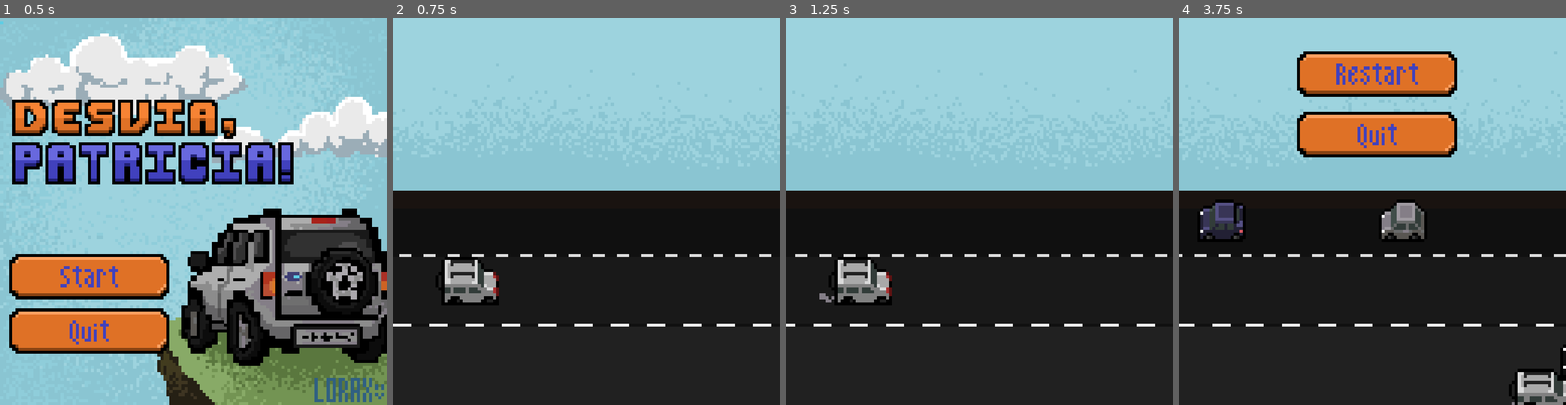
Above: before the commit, frames 1-4 (left to right).
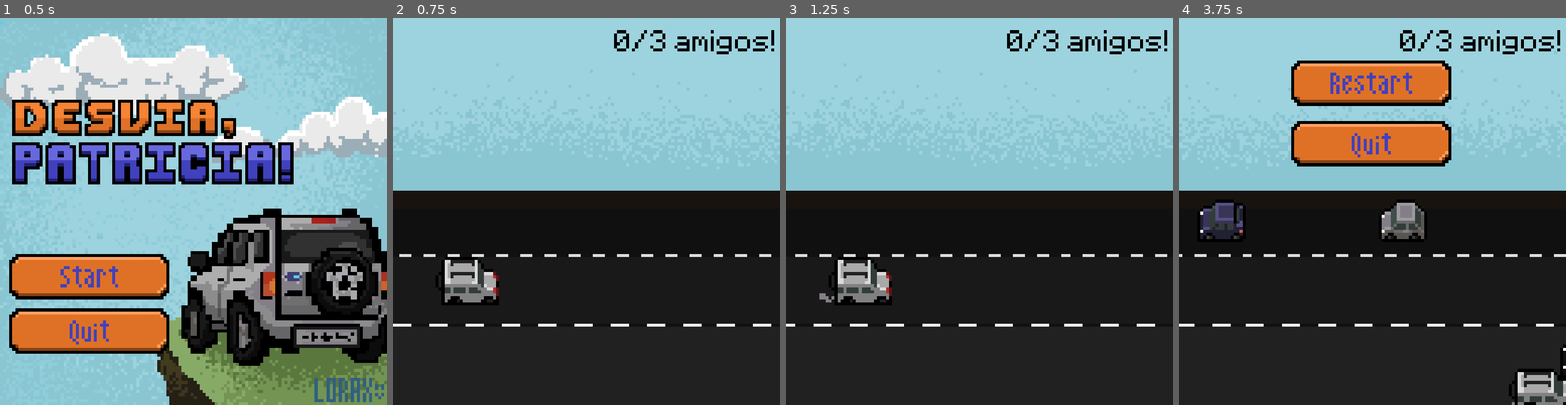
Above: after the commit, the same moments.

Repository: llaurea/desvia-patricia
Game: Godot game, scene res://menu.tscn
Two runs of this game, one before a commit and one after it. Both use one fixed random seed, a clock stepped at 60 frames per second and the inputs below.
Inputs (mouse positions are in pixels of both pictures, inside the frame that each line leads up to):
- Up to frame 1 (0.5 s): no input
- Up to frame 2 (0.75 s): click (482, 277) at 0.5 s
- Up to frame 3 (1.25 s): no input
- Up to frame 4 (3.75 s): hold Right (ui_right) 1.28-2.03 s; hold Down (ui_down) 2.03-2.78 s; hold Right (ui_right) 2.78-3.53 s; hold Up (ui_up) from 3.53 s (still down)

Frame 1 is identical in both runs. In frame 2, 0.7% of the frame differs, in the area x 57-99%, y 3-10%; in frame 3, 0.7%; in frame 4, 8.6%, in the area x 29-99%, y 3-39%.

Commit message:
APARENTEMENTE DEU CERTO

Diff:
--- a/loss.tscn
+++ b/loss.tscn
@@ -1,9 +1,10 @@
-[gd_scene load_steps=7 format=3 uid="uid://81q5qr6ytf35"]
+[gd_scene load_steps=8 format=3 uid="uid://81q5qr6ytf35"]
 
 [ext_resource type="Script" uid="uid://cmcfh4g6xgnrq" path="res://loss.gd" id="1_jnws2"]
 [ext_resource type="Texture2D" uid="uid://edsq0cn11nh5" path="res://arte/tela perdeu.png" id="2_trm4n"]
 [ext_resource type="Texture2D" uid="uid://be65bsqwk8nl4" path="res://arte/botao menu.png" id="3_4j3gv"]
 [ext_resource type="Texture2D" uid="uid://cekf3kfslcdpx" path="res://arte/perdeu.png" id="3_trm4n"]
+[ext_resource type="Texture2D" uid="uid://d2f1m162sfmwt" path="res://arte/texto 2.png" id="4_4j3gv"]
 [ext_resource type="Texture2D" uid="uid://ddkll7pgsm50d" path="res://arte/botao2.png" id="4_f3ipb"]
 [ext_resource type="Texture2D" uid="uid://dpqcgemlqimly" path="res://arte/botao1.png" id="5_hy7yk"]
 
@@ -21,32 +22,36 @@
 texture = ExtResource("2_trm4n")
 
 [node name="Sprite2D2" type="Sprite2D" parent="."]
-position = Vector2(70, 62)
+position = Vector2(67, 62)
 texture = ExtResource("3_trm4n")
+
+[node name="Sprite2D3" type="Sprite2D" parent="."]
+position = Vector2(64, 111)
+texture = ExtResource("4_4j3gv")
 
 [node name="menu" type="Button" parent="."]
 layout_mode = 0
-offset_left = 35.0
+offset_left = 33.0
 offset_top = 36.0
-offset_right = 96.0
+offset_right = 94.0
 offset_bottom = 59.0
 icon = ExtResource("3_4j3gv")
 flat = true
 
 [node name="quit" type="Button" parent="."]
 layout_mode = 0
-offset_left = 36.0
+offset_left = 34.0
 offset_top = 74.0
-offset_right = 97.0
+offset_right = 95.0
 offset_bottom = 97.0
 icon = ExtResource("4_f3ipb")
 flat = true
 
 [node name="restart" type="Button" parent="."]
 layout_mode = 0
-offset_left = 35.0
+offset_left = 33.0
 offset_top = 55.0
-offset_right = 96.0
+offset_right = 94.0
 offset_bottom = 78.0
 icon = ExtResource("5_hy7yk")
 flat = true
--- a/main.tscn
+++ b/main.tscn
@@ -15,6 +15,7 @@
 [ext_resource type="Texture2D" uid="uid://dpqcgemlqimly" path="res://arte/botao1.png" id="10_orrvd"]
 [ext_resource type="Texture2D" uid="uid://ddkll7pgsm50d" path="res://arte/botao2.png" id="11_dkvo3"]
 [ext_resource type="Texture2D" uid="uid://cpdcdu7lm5nea" path="res://arte/2.png" id="11_s1kou"]
+[ext_resource type="FontFile" uid="uid://1wgpwjl6ncqd" path="res://arte/Minecraftia-Regular.ttf" id="12_2cqfq"]
 
 [sub_resource type="RectangleShape2D" id="RectangleShape2D_eg4y3"]
 size = Vector2(145, 1)
@@ -115,6 +116,19 @@
 position = Vector2(715, -24)
 texture = ExtResource("11_s1kou")
 
+[node name="friendscounterlabe" type="Label" parent="background"]
+modulate = Color(0, 0, 0, 1)
+texture_filter = 3
+texture_repeat = 2
+offset_left = -29.0
+offset_top = -53.0
+offset_right = 74.0
+offset_bottom = -39.0
+theme_override_fonts/font = ExtResource("12_2cqfq")
+theme_override_font_sizes/font_size = 8
+text = "0/3 amigos!"
+horizontal_alignment = 2
+
 [node name="StaticBody2D4" type="StaticBody2D" parent="background"]
 
 [node name="CollisionShape2D" type="CollisionShape2D" parent="background/StaticBody2D4"]
@@ -168,6 +182,8 @@
 
 [node name="spawn amigos" type="Node2D" parent="."]
 position = Vector2(107, 2)
+
+[node name="NodeEnemies" type="Node2D" parent="."]
 
 [node name="Control" type="Control" parent="."]
 process_mode = 3
@@ -181,10 +197,10 @@
 [node name="restart" type="Button" parent="Control"]
 process_mode = 3
 layout_mode = 0
-offset_left = 27.0
-offset_top = 9.0
-offset_right = 88.0
-offset_bottom = 32.0
+offset_left = 25.0
+offset_top = 12.0
+offset_right = 86.0
+offset_bottom = 35.0
 icon = ExtResource("10_orrvd")
 flat = true
 icon_alignment = 1
@@ -192,15 +208,13 @@
 [node name="quit" type="Button" parent="Control"]
 process_mode = 3
 layout_mode = 0
-offset_left = 27.0
-offset_top = 29.0
-offset_right = 88.0
-offset_bottom = 52.0
+offset_left = 25.0
+offset_top = 32.0
+offset_right = 86.0
+offset_bottom = 55.0
 icon = ExtResource("11_dkvo3")
 flat = true
 icon_alignment = 1
-
-[node name="NodeEnemies" type="Node2D" parent="."]
 
 [connection signal="area_shape_entered" from="player/Area2D" to="." method="_on_area_2d_area_shape_entered"]
 [connection signal="area_shape_entered" from="player/Area2D" to="player" method="_on_area_2d_area_shape_entered"]
--- a/script/character_body_2d.gd
+++ b/script/character_body_2d.gd
@@ -34,3 +34,5 @@
 		vivo = false
 	if area.is_in_group("amigo"):
 		friends_collected += 1
+		var main = get_tree().get_current_scene()
+		main.friend_counter_label.text = str(friends_collected) + "/3 amigos!"
--- a/script/main.gd
+++ b/script/main.gd
@@ -6,6 +6,7 @@
 @export var enemy4: PackedScene
 var spawn_interval : float = 1.0
 var spawn_interval_amigos : float = 5.0
+var player_dead = false
 @onready var spawn1 = $spawn1
 @onready var spawn2 = $spawn2
 @onready var spawn3 = $spawn3
@@ -13,6 +14,8 @@
 @onready var enemy_scenes : Array = [enemy1, enemy2, enemy3, enemy4]
 @onready var spawns : Array = [spawn1, spawn2, spawn3]
 @onready var nodeenemies = $NodeEnemies
+
+@onready var friend_counter_label = $background/friendscounterlabe
 
 @export var ana: PackedScene
 @export var laura: PackedScene
@@ -25,8 +28,9 @@
 	spawn_enemy()
 	spawn_amigos_loop()
 	tela_morte.visible = false
-	await get_tree().create_timer(19.0).timeout
-	check_victory_or_loss()
+	await get_tree().create_timer(18.0).timeout
+	if not player_dead:
+		check_victory_or_loss()
 
 func check_victory_or_loss():
 	var player = get_node("player")
@@ -64,6 +68,7 @@
 	get_tree().quit()
 
 func _on_area_2d_area_shape_entered(area_rid: RID, area: Area2D, area_shape_index: int, local_shape_index: int) -> void:
-	if area.is_in_group("enemies"):
+	if area.is_in_group("enemies") and not player_dead:
+		player_dead = true
 		get_tree().paused = true
 		tela_morte.visible = true
--- a/victory.tscn
+++ b/victory.tscn
@@ -1,10 +1,11 @@
-[gd_scene load_steps=7 format=3 uid="uid://sj71uwsabxeu"]
+[gd_scene load_steps=8 format=3 uid="uid://sj71uwsabxeu"]
 
 [ext_resource type="Script" uid="uid://cu5euhr10sqhh" path="res://victory.gd" id="1_v3ap6"]
-[ext_resource type="Texture2D" uid="uid://f2joltwi0hfn" path="res://arte/tela vitoria.png" id="2_15ee3"]
+[ext_resource type="Texture2D" uid="uid://wvjphs8e176v" path="res://arte/tela ganhou ofc.png" id="2_15ee3"]
 [ext_resource type="Texture2D" uid="uid://be65bsqwk8nl4" path="res://arte/botao menu.png" id="2_e8xaq"]
 [ext_resource type="Texture2D" uid="uid://ddkll7pgsm50d" path="res://arte/botao2.png" id="3_15ee3"]
 [ext_resource type="Texture2D" uid="uid://bubrn4vetdqd5" path="res://arte/ganhou.png" id="3_u1yty"]
+[ext_resource type="Texture2D" uid="uid://dj7x1ess1jcja" path="res://arte/texto 1.png" id="4_msd2c"]
 [ext_resource type="Texture2D" uid="uid://dpqcgemlqimly" path="res://arte/botao1.png" id="4_u1yty"]
 
 [node name="Control" type="Control"]
@@ -12,44 +13,50 @@
 anchors_preset = 15
 anchor_right = 1.0
 anchor_bottom = 1.0
-offset_top = -7.0
-offset_bottom = -7.0
+offset_left = -9.0
+offset_top = -5.0
+offset_right = -9.0
+offset_bottom = -5.0
 grow_horizontal = 2
 grow_vertical = 2
 script = ExtResource("1_v3ap6")
 
 [node name="Sprite2D" type="Sprite2D" parent="."]
-position = Vector2(64, 71)
+position = Vector2(73, 69)
 texture = ExtResource("2_15ee3")
 
 [node name="Sprite2D2" type="Sprite2D" parent="."]
-position = Vector2(59, 64)
+position = Vector2(69, 52)
 texture = ExtResource("3_u1yty")
+
+[node name="Sprite2D3" type="Sprite2D" parent="."]
+position = Vector2(74, 119)
+texture = ExtResource("4_msd2c")
 
 [node name="menu" type="Button" parent="."]
 layout_mode = 0
-offset_left = 32.0
-offset_top = 53.0
-offset_right = 93.0
-offset_bottom = 76.0
+offset_left = 44.0
+offset_top = 46.0
+offset_right = 105.0
+offset_bottom = 69.0
 icon = ExtResource("2_e8xaq")
 flat = true
 
 [node name="quit" type="Button" parent="."]
 layout_mode = 0
-offset_left = 32.0
-offset_top = 91.0
-offset_right = 93.0
-offset_bottom = 114.0
+offset_left = 44.0
+offset_top = 84.0
+offset_right = 105.0
+offset_bottom = 107.0
 icon = ExtResource("3_15ee3")
 flat = true
 
 [node name="restart" type="Button" parent="."]
 layout_mode = 0
-offset_left = 32.0
-offset_top = 72.0
-offset_right = 93.0
-offset_bottom = 95.0
+offset_left = 44.0
+offset_top = 65.0
+offset_right = 105.0
+offset_bottom = 88.0
 icon = ExtResource("4_u1yty")
 flat = true
 
Binary file added: arte/Minecraftia-Regular.ttf
Not shown, added: arte/Minecraftia-Regular.ttf.import
Binary file added: arte/tela ganhou ofc.png
Not shown, added: arte/tela ganhou ofc.png.import
Binary file added: arte/texto 1.png
Not shown, added: arte/texto 1.png.import
Binary file added: arte/texto 2.png
Not shown, added: arte/texto 2.png.import
Not shown: 1 places in main.tscn that only renumber resources
